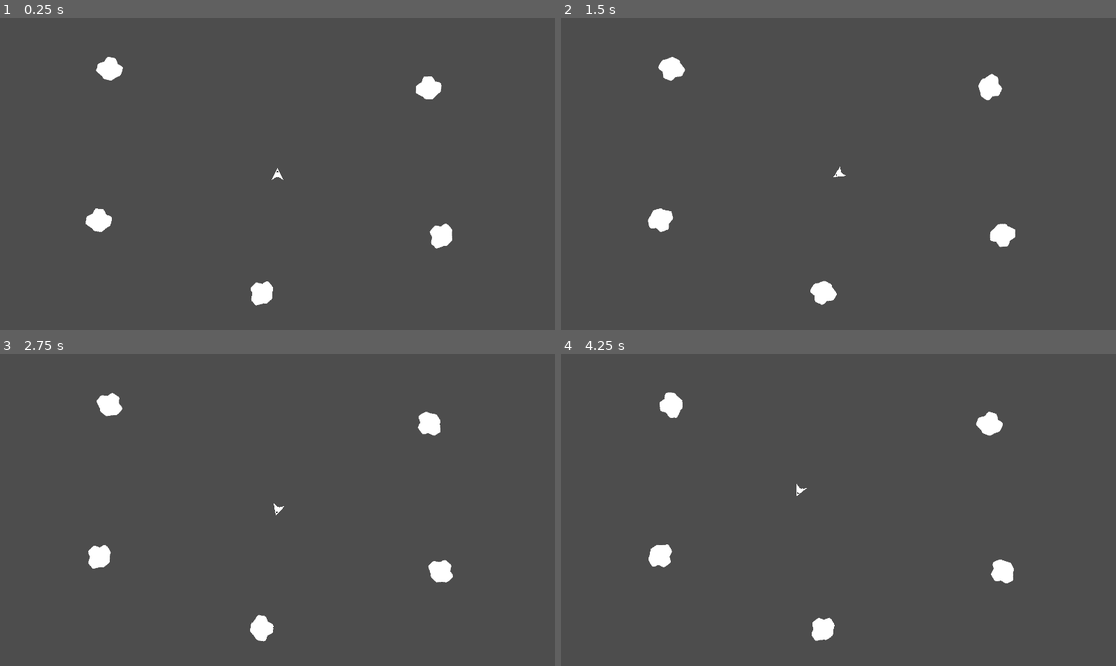
Above: before the commit, frames 1-4 (two rows, left to right).
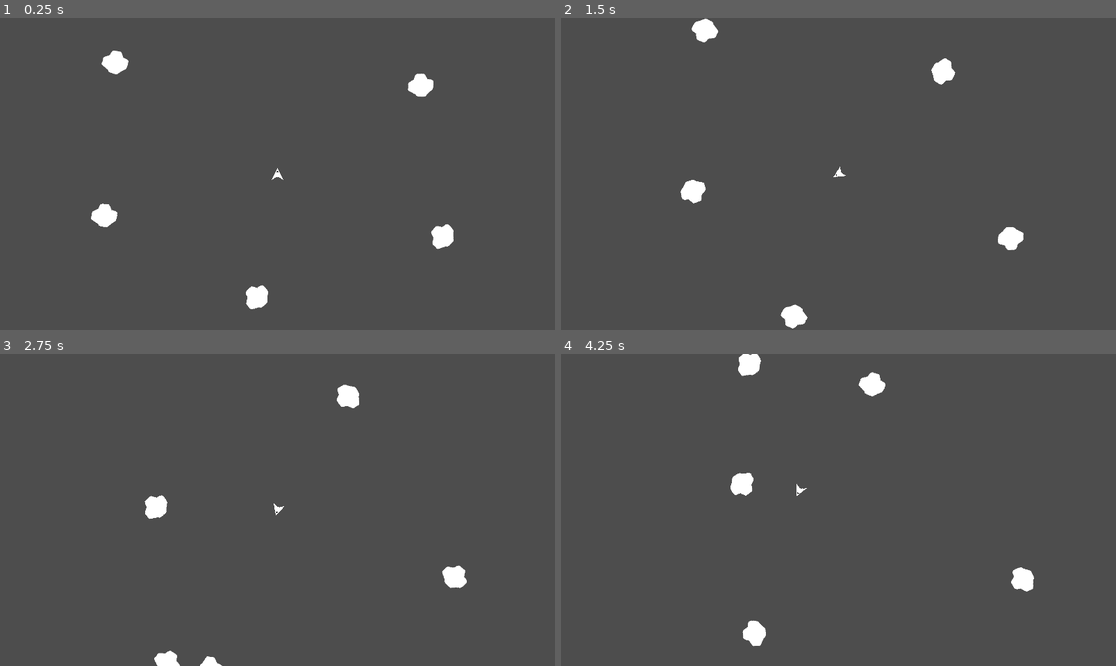
Above: after the commit, the same moments.

Repository: JustinRyanH/1bit_space
Game: Godot game, scene res://scenes/demo.tscn
Same seed, same stepped clock (60 frames per second), same inputs: the game is played once before the commit and once after it.
Inputs:
- Up to frame 1 (0.25 s): no input
- Up to frame 2 (1.5 s): hold D (Rotate Right) 0.53-1.28 s; hold A (Rotate Left) from 1.28 s (still down)
- Up to frame 3 (2.75 s): release A (Rotate Left) at 2.03 s; hold D (Rotate Right) from 2.03 s (still down)
- Up to frame 4 (4.25 s): release D (Rotate Right) at 2.78 s; hold W (Accelerate) 2.78-3.53 s; hold A (Rotate Left) from 3.53 s (still down)

The runs differ from the first frame. In frame 1, 0.9% of the frame differs, in the area x 15-82%, y 10-94%; in frame 2, 2.2%; in frame 3, 2.1%; in frame 4, 2.5%, in the area x 15-86%, y 0-94%.
Error before the commit: Parse Error: Expected indented block after "for" block. (res://systems/asteroid_manager.gd:26)

Commit message:
fix: export

Diff:
--- a/scenes/demo.tscn
+++ b/scenes/demo.tscn
@@ -19,7 +19,6 @@
 [node name="AsteroidManager" type="Node2D" parent="."]
 script = ExtResource("3_u0c30")
 asteroid_spawn_bus = ExtResource("4_68duc")
-max_asteroid_count = null
 
 [node name="LargeAsteroid2" parent="AsteroidManager" instance=ExtResource("3_106lf")]
 position = Vector2(-695, -437)
--- a/systems/asteroid_manager.gd
+++ b/systems/asteroid_manager.gd
@@ -7,6 +7,7 @@
 
 func _ready() -> void:
 	asteroid_spawn_bus.spawn_asteroid.connect(spawn_sub_asteroid)
+	randmize_asteroid_directions()
 
 
 func spawn_sub_asteroid(scene: PackedScene, location: Vector2, velocity: Vector2, count: int) -> void:
@@ -24,8 +25,8 @@
 
 func randmize_asteroid_directions() -> void:
 	for child in get_children():
-	var asteroid := child as Asteroid
-	if not asteroid: continue
-	var random_direction = Vector2(randf_range(-1, 1), randf_range(-1, 1)).normalized()
-	var random_speed = randi_range(25, 200)
-	asteroid.linear_velocity = random_speed * random_direction
+		var asteroid := child as Asteroid
+		if not asteroid: continue
+		var random_direction = Vector2(randf_range(-1, 1), randf_range(-1, 1)).normalized()
+		var random_speed = randi_range(25, 200)
+		asteroid.linear_velocity = random_speed * random_direction
